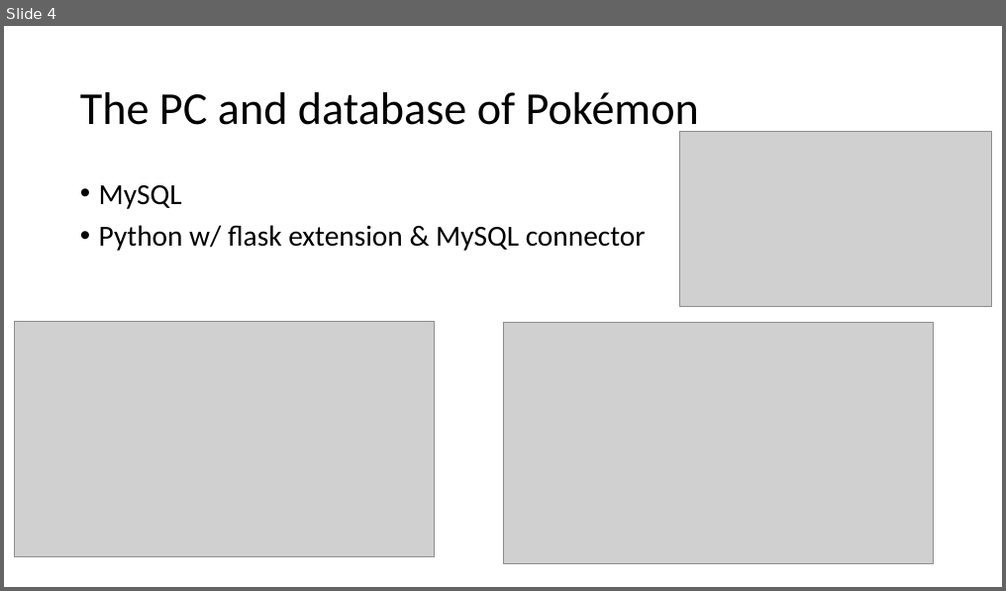
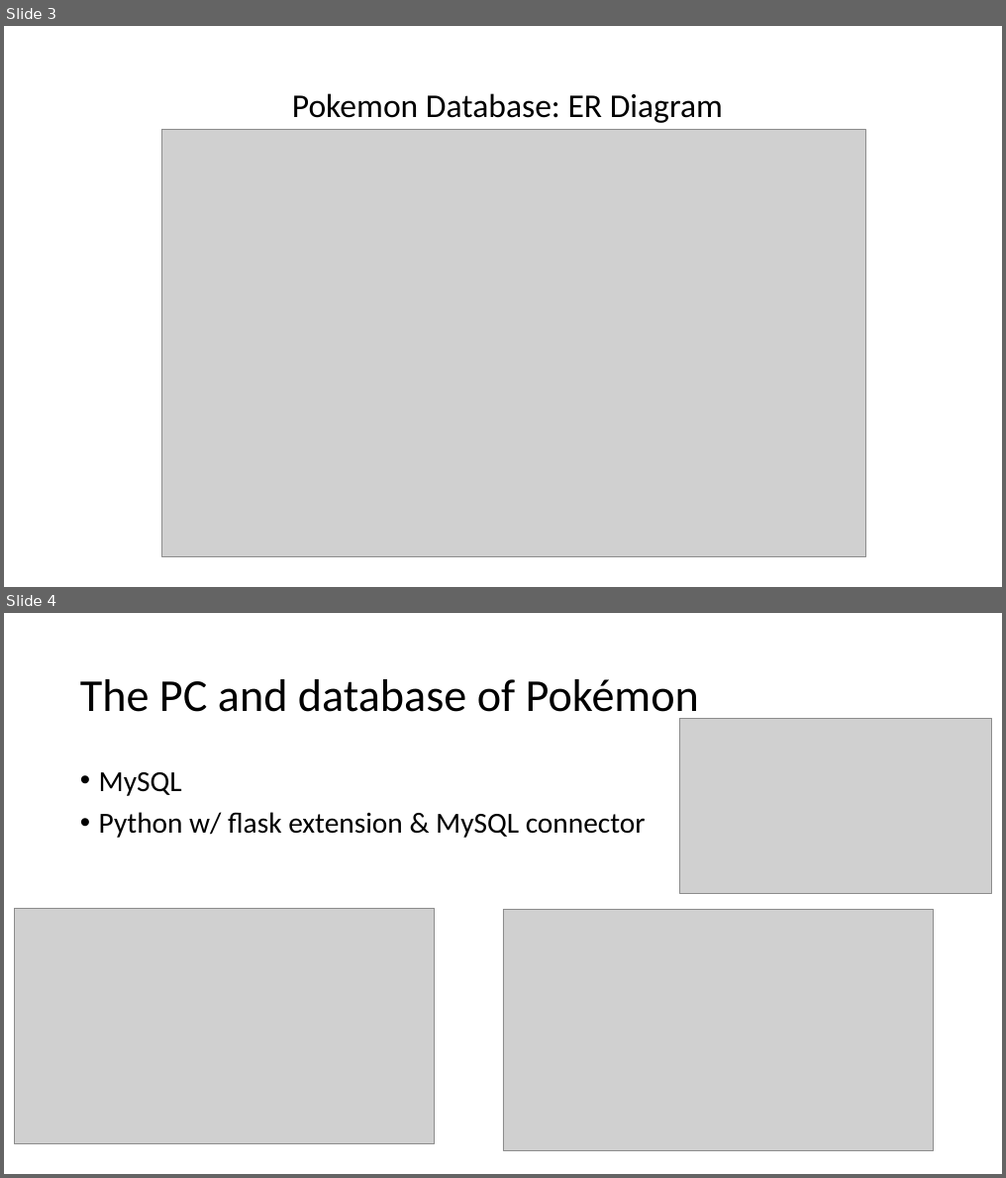
Before and after one commit to jordantiu/Pokemon_Database, a slide deck: Documentation/final slideshow.pptx. Shown one above the other, each under a label of ours: slide 4 before the commit, slides 3 and 4 after it. The pictures are 1006x591 and 1006x1178 pixels, drawn with LibreOffice and Linux fonts; fonts in the diff are those of the drawing; grey boxes stand for pictures. Boxes give left, top, right and bottom in pixels: in the first picture for what was removed or moved away, otherwise in the second. Text is boxed around its words. In the diff, an @@ line names an element or a change of style, - is before the commit and + after.

```diff
--- a/Documentation/final slideshow.pptx
+++ b/Documentation/final slideshow.pptx
@@ slide 3 added at <box>4,26,1002,587</box>, background #FFFFFF @@
@@ title added at <box>292,93,723,123</box>, 32 pt, text #000000 @@
+Pokemon Database: ER Diagram
@@ picture added at <box>162,129,865,558</box> @@
```
Also in this commit, not shown: 1 other slide added, 2 slides removed.
